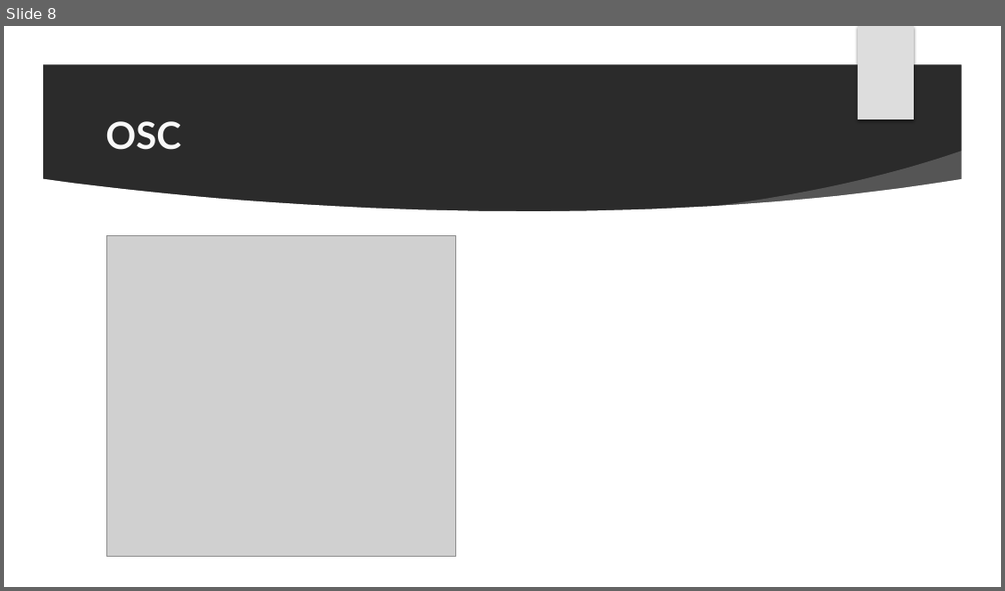
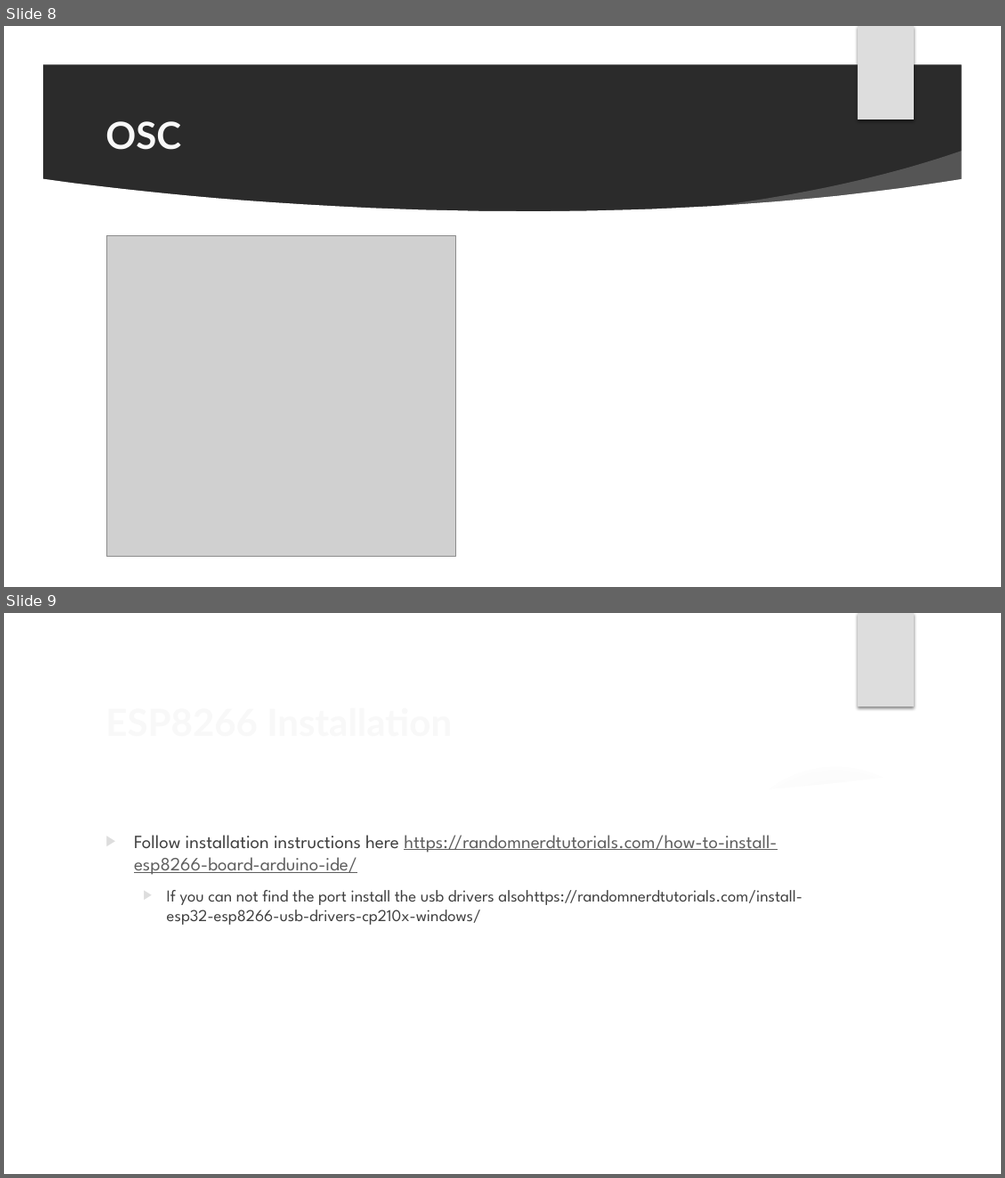
Before and after one commit to Rauleal/TouchDesigner_Bauhaus_workshop, a slide deck: Sensors_Osc Workshop/Workshop_presentation.pptx. Shown one above the other, each under a label of ours: slide 8 before the commit, slides 8 and 9 after it. The pictures are 1005x591 and 1005x1178 pixels, drawn with LibreOffice and Linux fonts; fonts in the diff are those of the drawing; grey boxes stand for pictures; background and template pictures are left out; a plain dark background stands for a picture behind light text. Boxes give left, top, right and bottom in pixels: in the first picture for what was removed or moved away, otherwise in the second. Text is boxed around its words. In the diff, an @@ line names an element or a change of style, - is before the commit and + after.

```diff
--- a/Sensors_Osc Workshop/Workshop_presentation.pptx
+++ b/Sensors_Osc Workshop/Workshop_presentation.pptx
@@ slide 9 added at (4,613,1001,1174), background picture (left out); not listed: 7 template elements that a slide beside it also shows @@
@@ text added at (134,835,801,925), 16 pt, text #404040 @@
+▶ Follow installation instructions here https://randomnerdtutorials.com/how-to-install-esp8266-board-arduino-ide/
+  ▶ If you can not find the port install the usb drivers alsohttps://randomnerdtutorials.com/install-esp32-esp8266-usb-drivers-cp210x-windows/
@@ title added at (134,857,357,875), 36 pt, text #F8F8F8, bold @@
+ESP8266 Installation
```
Also in this commit, not shown: 13 other files.
